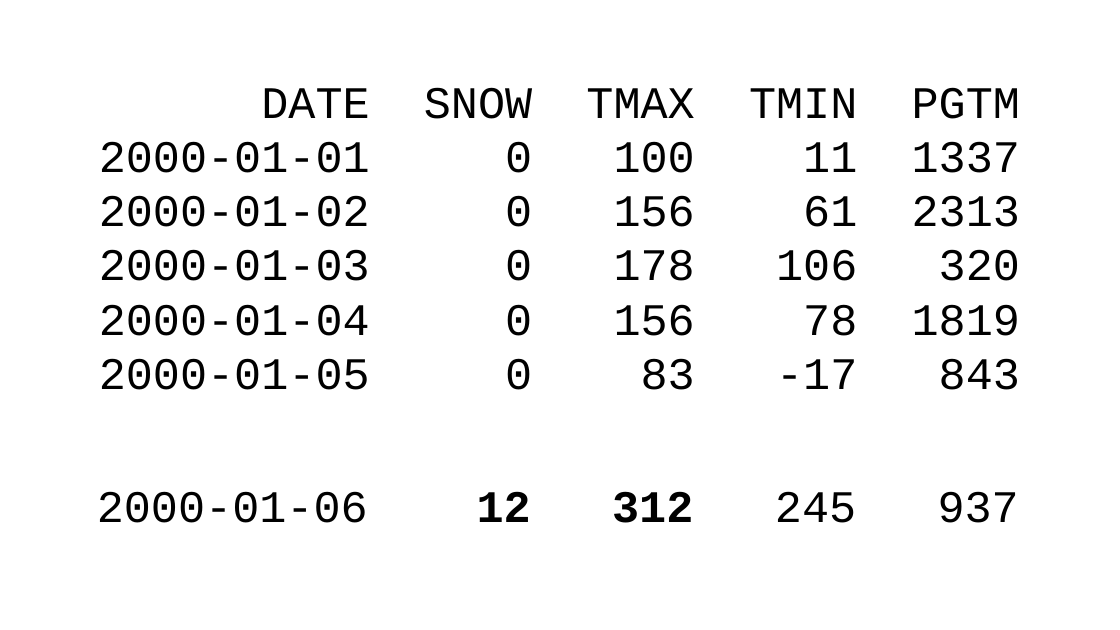
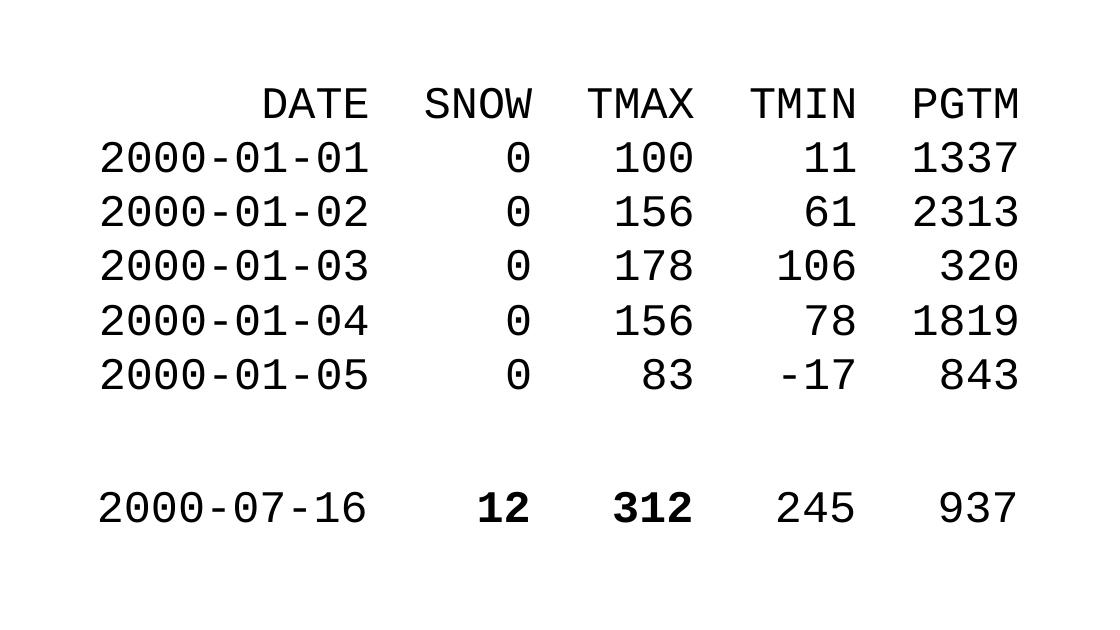
Before and after one commit to tebeka/talks, a slide deck: slide 15 of data-management/data-management.odp (slide 24 before the commit). Drawn at 1120x630 pixels with LibreOffice and Linux fonts; fonts in the diff are those of the drawing. Boxes give left, top, right and bottom in pixels: in the first picture for what was removed or moved away, otherwise in the second. Text is boxed around its words. In the diff, an @@ line names an element or a change of style, - is before the commit and + after.

```diff
--- a/data-management/data-management.odp
+++ b/data-management/data-management.odp
@@ title at [97,491,1019,523]: text changed @@
-2000-01-06 12 312 245 937
+2000-07-16 12 312 245 937
```
Also in this commit, not shown: 3 other slides changed, 2 slides added, 10 slides removed.
